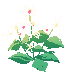
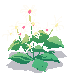
Layer changes from the first 71×73 image to the second:
removed layer "Layer 3" (was overlay) over [6, 50, 67, 73]
removed layer "Layer 1" over [6, 50, 64, 72]
renamed "Layer 0" to "Layer 1", showed it, moved it above "Layer 2", painted on it over [6, 50, 67, 73]
showed "Layer 2", opacity 100% → 29%, blend normal → multiply, painted on it over [6, 50, 67, 73]
